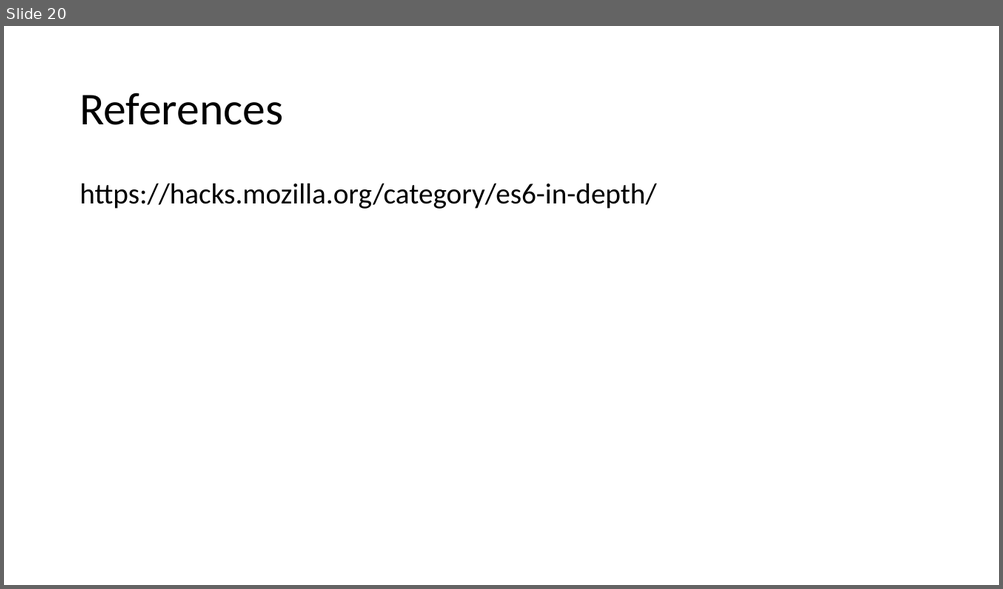
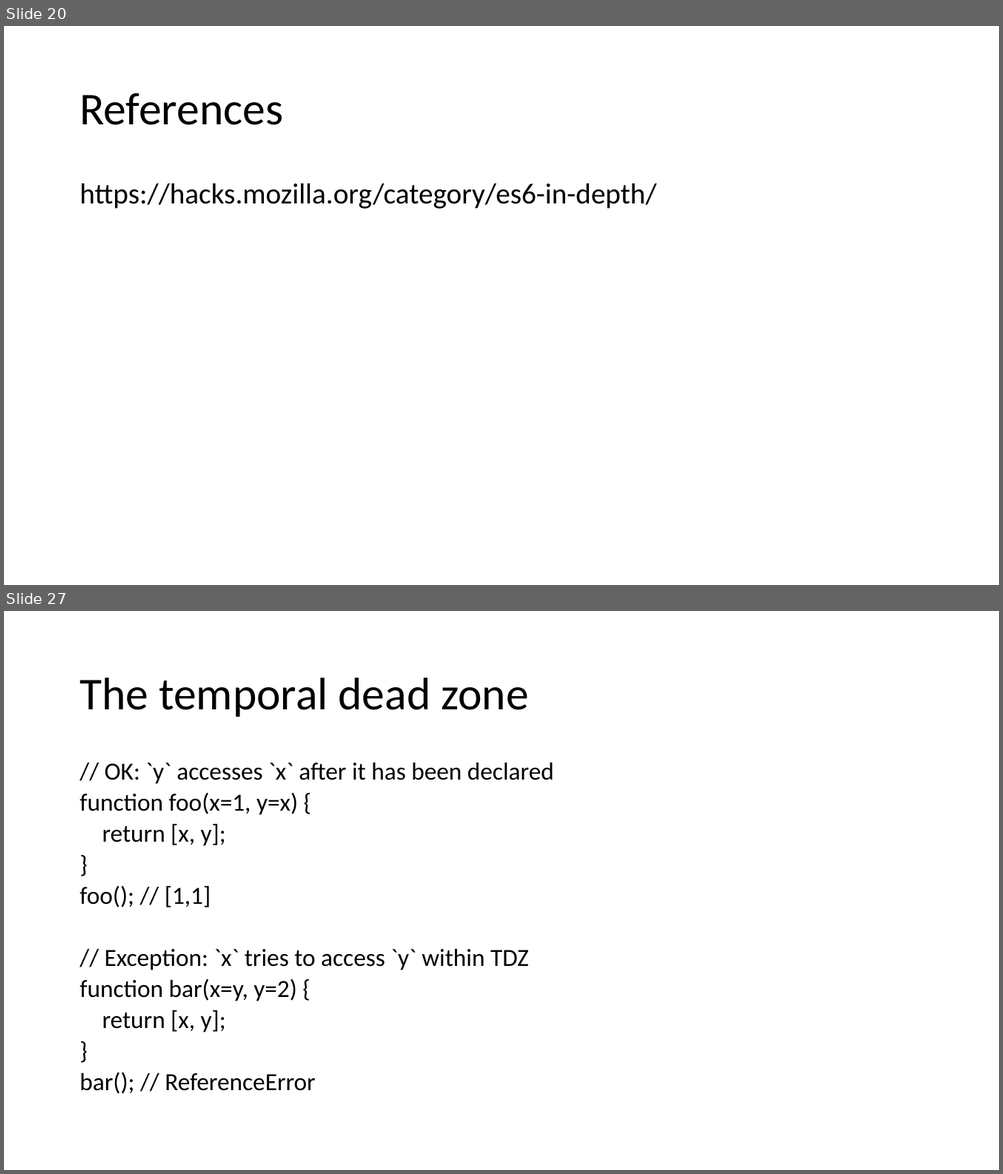
Before and after one commit to dzmitry-varabei/front-end-course, a slide deck: es6/es6.pptx. Shown one above the other, each under a label of ours: slide 20 before the commit, slides 20 and 27 after it; the slides between them are not shown. The pictures are 1003x589 and 1003x1174 pixels, drawn with LibreOffice and Linux fonts; fonts in the diff are those of the drawing. Boxes give left, top, right and bottom in pixels: in the first picture for what was removed or moved away, otherwise in the second. Text is boxed around its words. In the diff, an @@ line names an element or a change of style, - is before the commit and + after.

```diff
--- a/es6/es6.pptx
+++ b/es6/es6.pptx
@@ slide 27 added at <box>4,611,999,1170</box>, background #FFFFFF @@
@@ title added at <box>79,678,528,717</box>, 44 pt, text #000000 @@
+The temporal dead zone
@@ text added at <box>79,763,554,1094</box>, 23.8 pt, text #000000 @@
+// OK: `y` accesses `x` after it has been declared
+function foo(x=1, y=x) {
+return [x, y];
+}
+foo(); // [1,1]
+// Exception: `x` tries to access `y` within TDZ
+function bar(x=y, y=2) {
+return [x, y];
+}
+bar(); // ReferenceError
```
Also in this commit, not shown: 6 other slides added, 8 other files.
